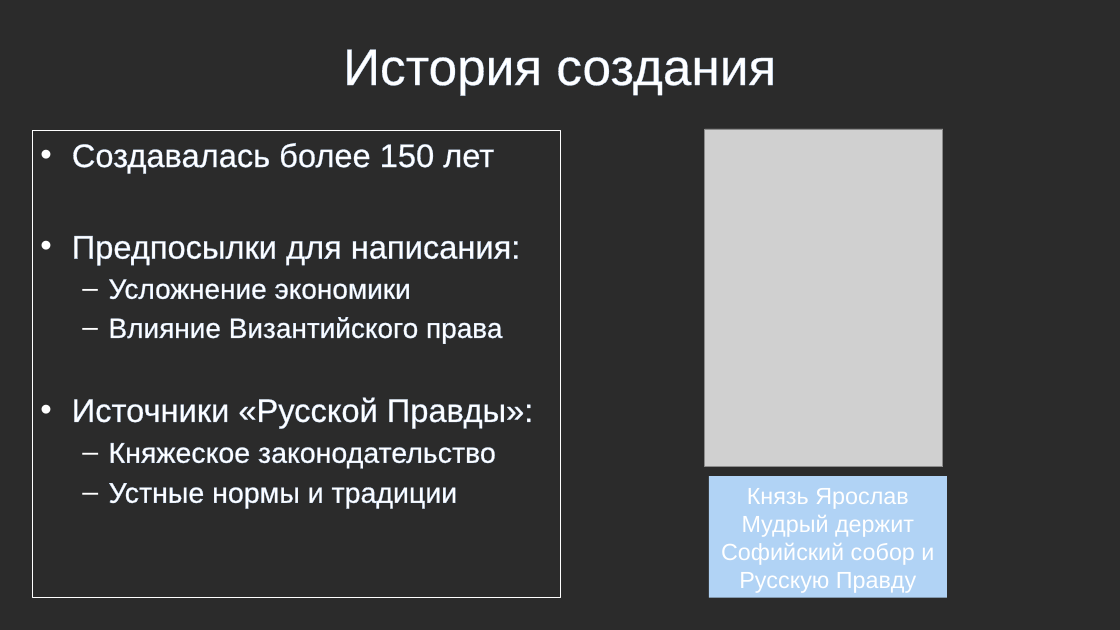
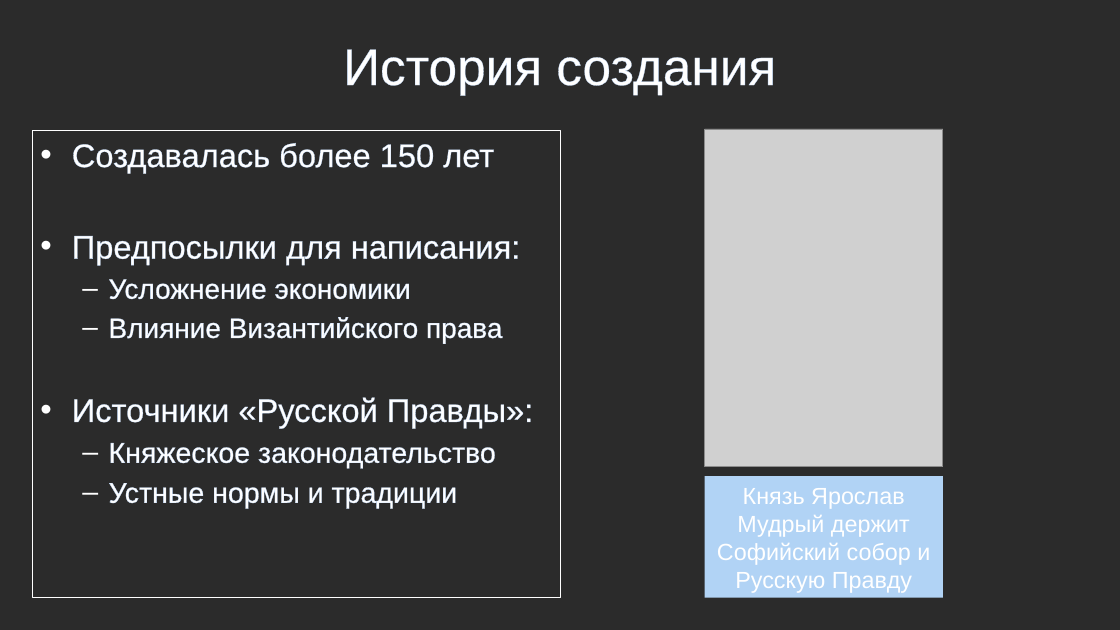
Before and after one commit to Astolfo-femboy-UwU/urban-octo-barnacle, a slide deck: slide 3 of История/Русская Правда.pptx. Drawn at 1120x630 pixels with LibreOffice and Linux fonts; fonts in the diff are those of the drawing; grey boxes stand for pictures; background and template pictures are left out; a plain dark background stands for a picture behind light text. Boxes give left, top, right and bottom in pixels: in the first picture for what was removed or moved away, otherwise in the second. Text is boxed around its words. In the diff, an @@ line names an element or a change of style, - is before the commit and + after.

```diff
--- a/История/Русская Правда.pptx
+++ b/История/Русская Правда.pptx
@@ rectangle "Князь Ярослав Мудрый держит Софийский ...": place and size @@
-rectangle "Князь Ярослав Мудрый держит Софийский ..." at [709, 476, 948, 598]
+rectangle "Князь Ярослав Мудрый держит Софийский ..." at [705, 476, 944, 598]
```
Also in this commit, not shown: 8 other files.
